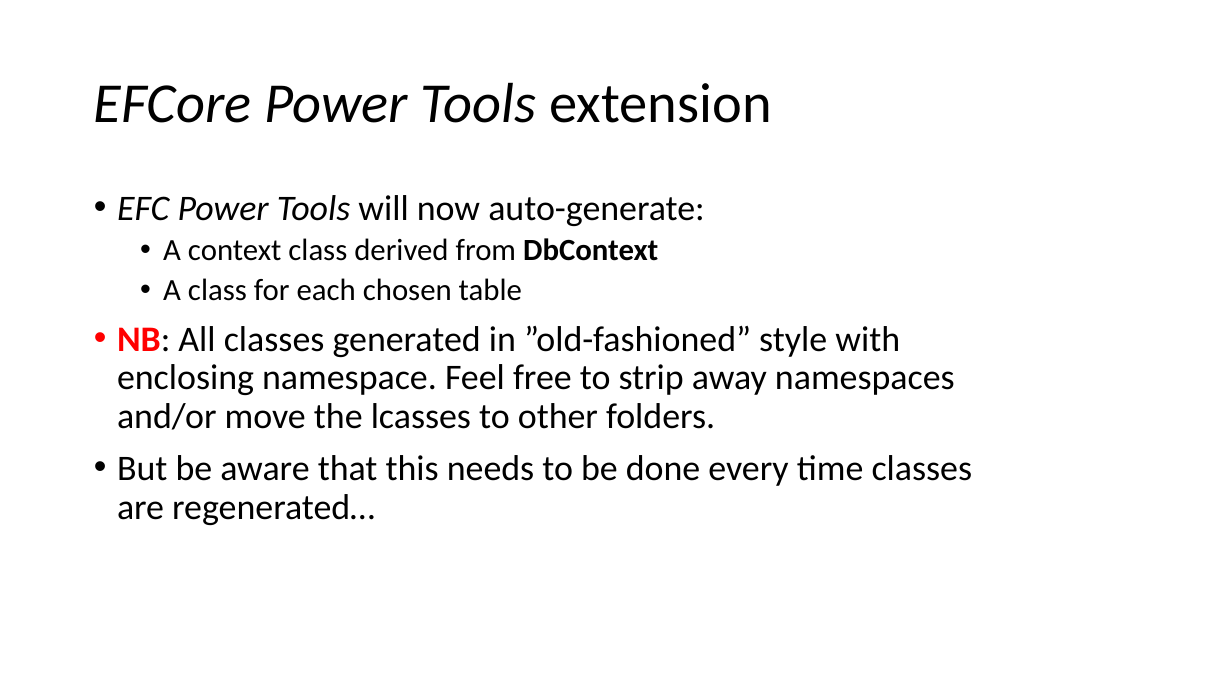
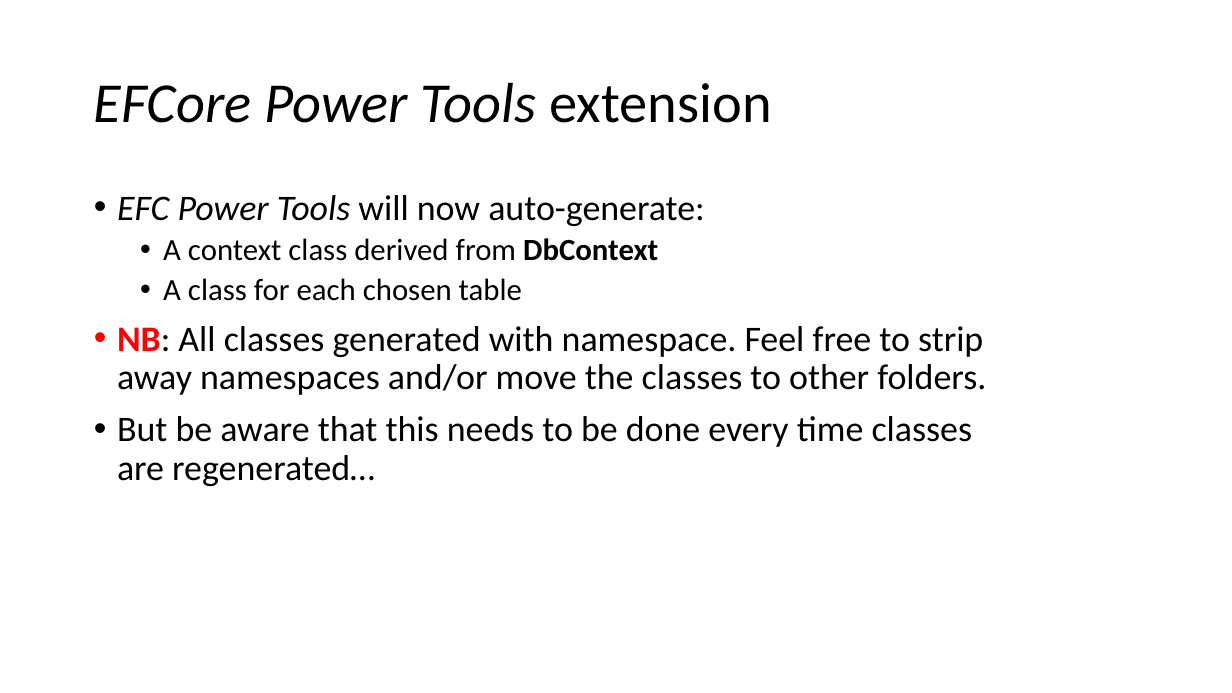
Before and after one commit to perslaursen/OOProg22, a slide deck: slide 38 of Chap/EFCore/Presentations/EFCoreEssentials.pptx (slide 37 before the commit). Drawn at 1232x693 pixels with LibreOffice and Linux fonts; fonts in the diff are those of the drawing. Boxes give left, top, right and bottom in pixels: in the first picture for what was removed or moved away, otherwise in the second. Text is boxed around its words. In the diff, an @@ line names an element or a change of style, - is before the commit and + after.

Commit message:
Updates to EFCore materials
Updates related to (the abandonment of) defining constructors for classes generated by EFC Power Tools.

```diff
--- a/Chap/EFCore/Presentations/EFCoreEssentials.pptx
+++ b/Chap/EFCore/Presentations/EFCoreEssentials.pptx
@@ text at (117, 326, 986, 395): text changed @@
-• NB: All classes generated in ”old-fashioned” style with enclosing namespace. Feel free to strip away namespaces and/or move the lcasses to other folders.
+• NB: All classes generated with namespace. Feel free to strip away namespaces and/or move the classes to other folders.
```
Also in this commit, not shown: 13 other slides changed, 2 slides added, 1 slide removed, 12 other files.
